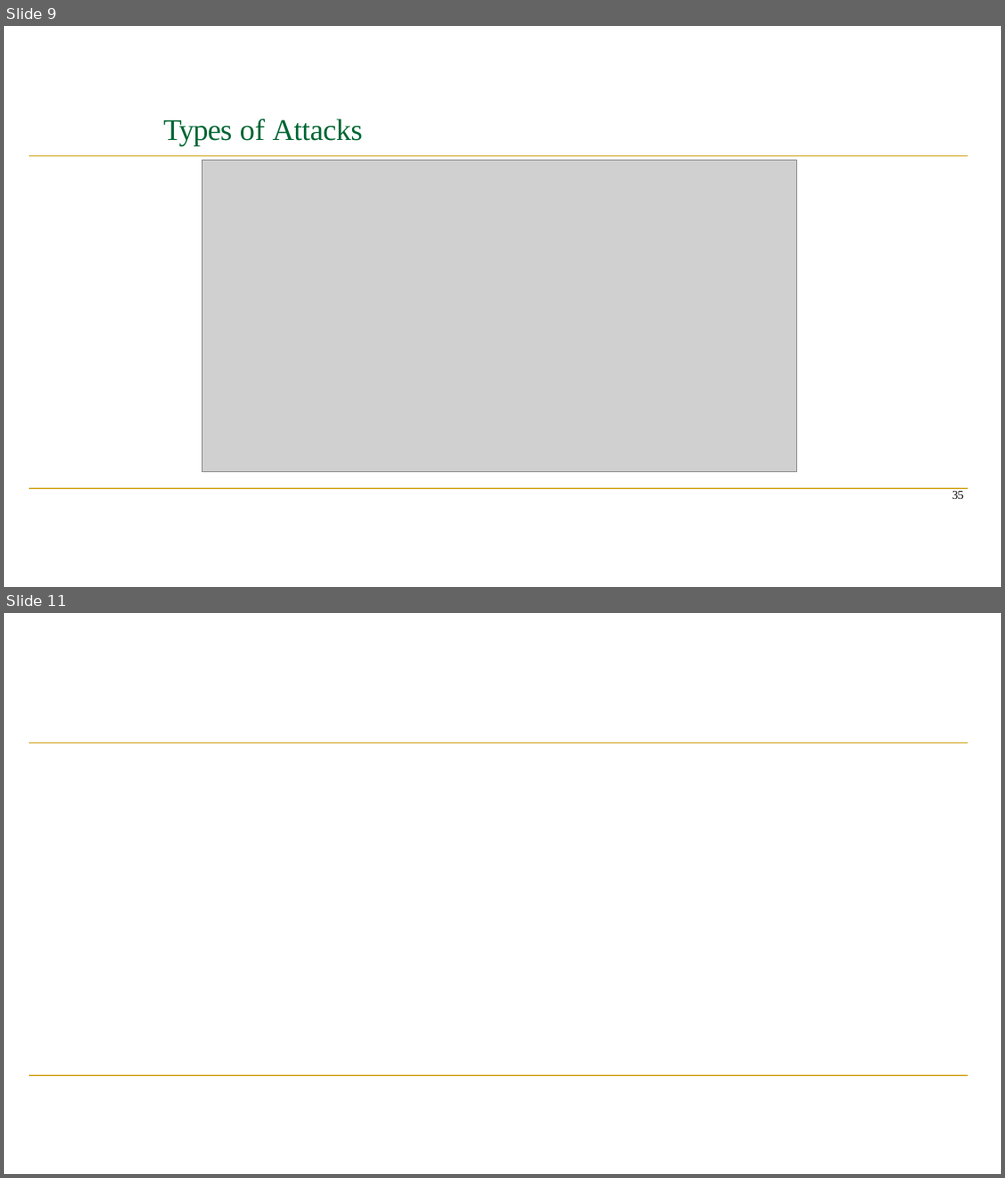
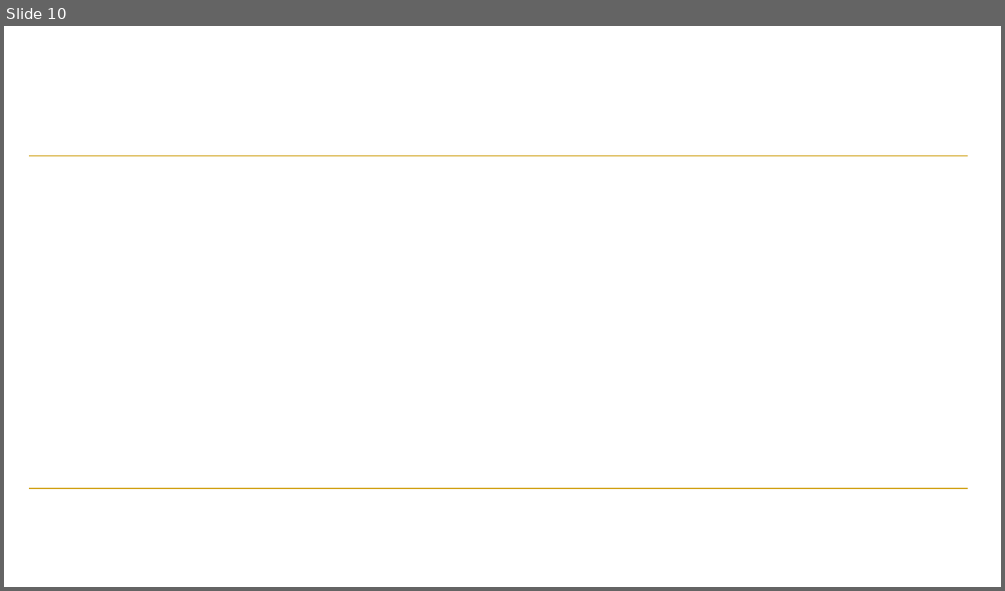
Before and after one commit to SagarChhabriya/Sem-6, a slide deck: 04-info-security/IS-VVeek-02-03.pptx. Shown one above the other, each under a label of ours: slides 9 and 11 before the commit, slide 10 after it; the slides between them are not shown. The pictures are 1005x1178 and 1005x591 pixels, drawn with LibreOffice and Linux fonts; fonts in the diff are those of the drawing; grey boxes stand for pictures; background and template pictures are left out. Boxes give left, top, right and bottom in pixels: in the first picture for what was removed or moved away, otherwise in the second. Text is boxed around its words. In the diff, an @@ line names an element or a change of style, - is before the commit and + after.

```diff
--- a/04-info-security/IS-VVeek-02-03.pptx
+++ b/04-info-security/IS-VVeek-02-03.pptx
@@ slide 9 removed at <box>4,26,1001,587</box>, background #FFFFFF @@
@@ title removed at <box>163,119,363,146</box> @@
-Types of Attacks
@@ freeform shape removed at <box>29,155,968,156</box> @@
@@ group removed at <box>202,160,797,472</box>: 8 pictures @@
@@ freeform shape removed at <box>29,487,968,489</box> @@
@@ text removed at <box>952,491,963,499</box> @@
-35
@@ what was slide 11 is now slide 10 @@
```
Also in this commit, not shown: 21 slides changed, 2 slides added, 6 other slides removed, 9 other files.
